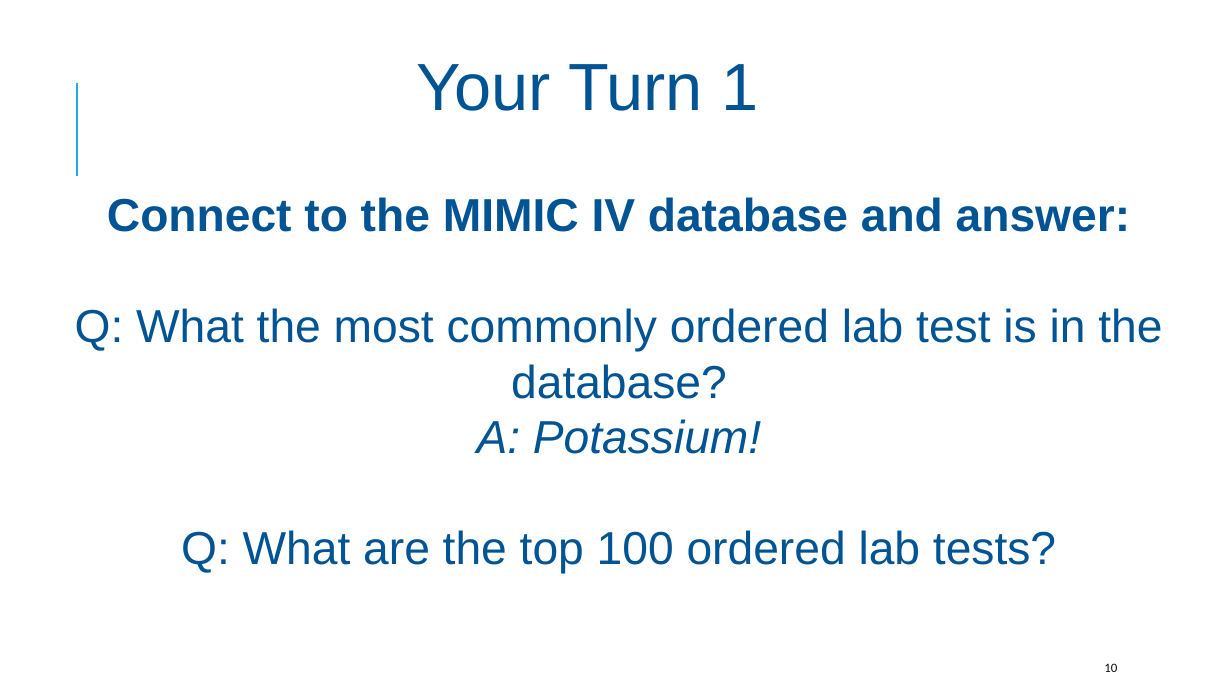
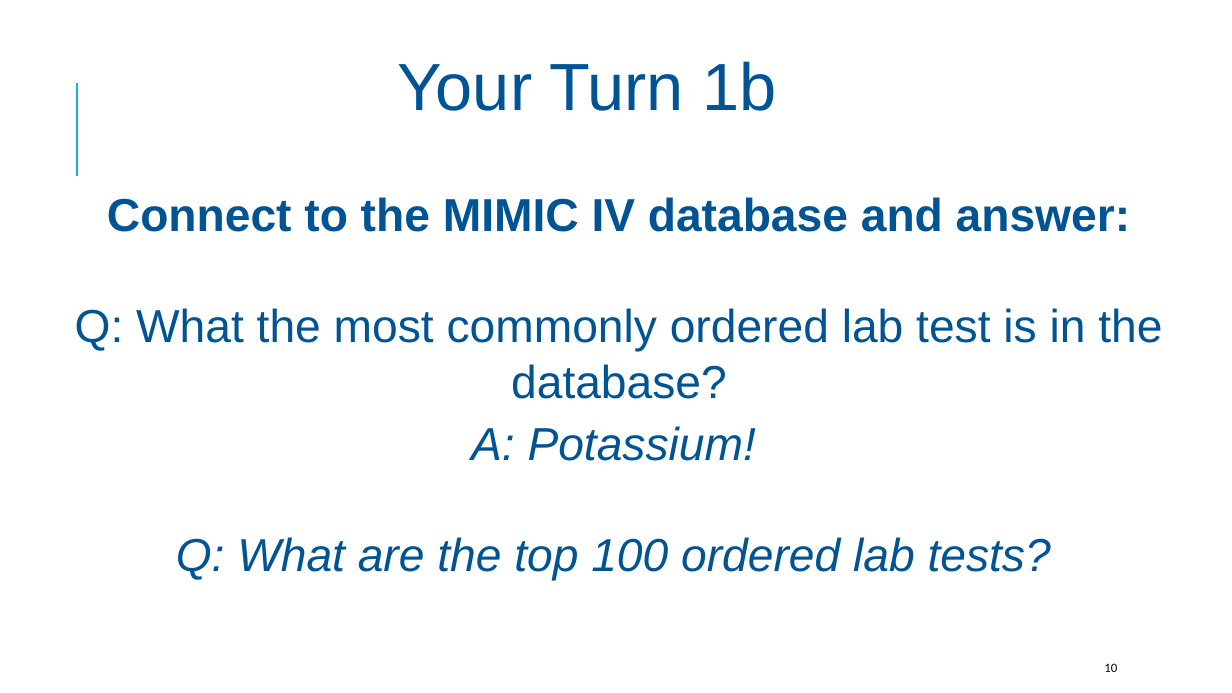
Before and after one commit to amromeo/api_r_int_db_24, a slide deck: slide 10 of presentations/03 - Joins.pptx. Drawn at 1232x693 pixels with LibreOffice and Linux fonts; fonts in the diff are those of the drawing; background and template pictures are left out. Boxes give left, top, right and bottom in pixels: in the first picture for what was removed or moved away, otherwise in the second. Text is boxed around its words. In the diff, an @@ line names an element or a change of style, - is before the commit and + after.

```diff
--- a/presentations/03 - Joins.pptx
+++ b/presentations/03 - Joins.pptx
@@ text at <box>398,61,776,111</box>: text changed @@
-Your Turn 1
+Your Turn 1b
@@ text at <box>181,419,1056,574</box>: paragraphs removed @@
-A: Potassium!
-Q: What are the top 100 ordered lab tests?
@@ text added at <box>176,426,1051,581</box>, 36 pt, text #005493, italic @@
+A: Potassium!
+Q: What are the top 100 ordered lab tests?
```
Also in this commit, not shown: 7 other slides changed, 1 other file.
